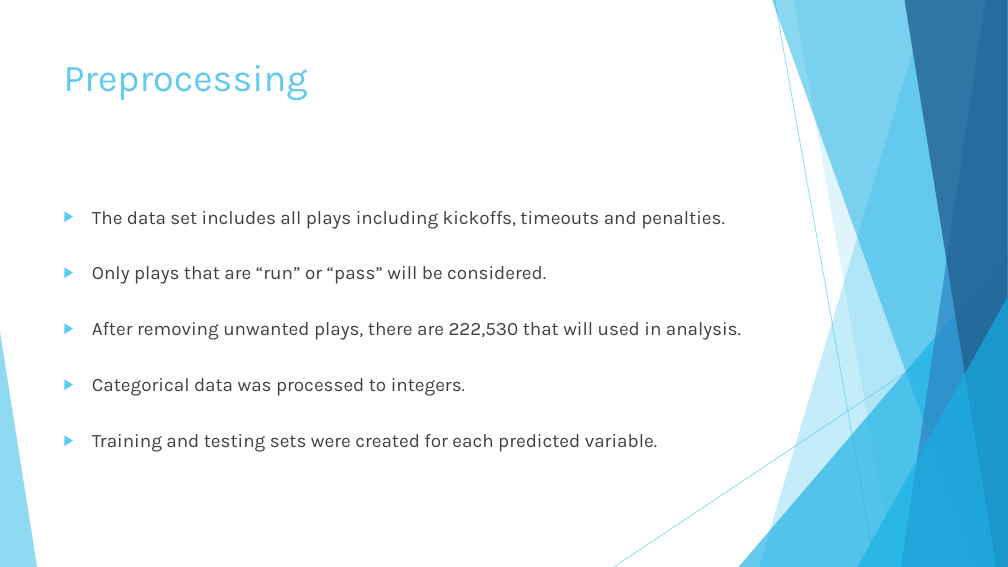
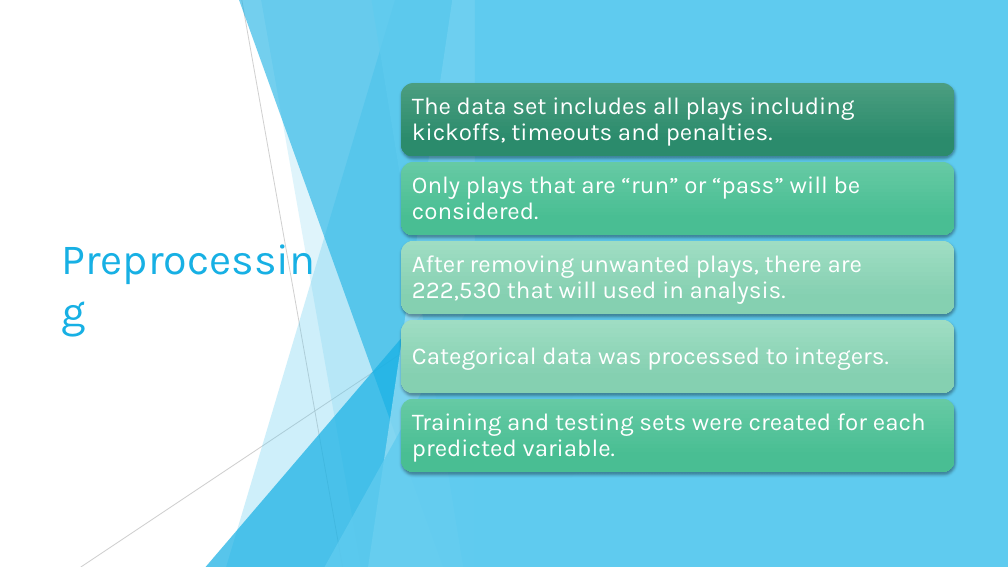
Before and after one commit to bowes-chris/footballplaycaller, a slide deck: slide 4 of Coaching Aid Presentation.pptx. Drawn at 1008x567 pixels with LibreOffice and Linux fonts; fonts in the diff are those of the drawing. Boxes give left, top, right and bottom in pixels: in the first picture for what was removed or moved away, otherwise in the second. Text is boxed around its words. In the diff, an @@ line names an element or a change of style, - is before the commit and + after.

```diff
--- a/Coaching Aid Presentation.pptx
+++ b/Coaching Aid Presentation.pptx
@@ rectangle added at (0,0,1008,567), fill #FFFFFF @@
@@ rectangle added at (475,0,1008,567), fill #5FCBEF @@
@@ title "Preprocessing": place and size @@
-title "Preprocessing" at (64,65,308,101)
+title "Preprocessing" at (54,114,347,453)
@@ title "Preprocessing" at (54,114,347,453): size 36 to 41 pt, text colour #5FCBEF to #17B0E4; vertical alignment top to middle @@
@@ text removed at (92,211,741,452) @@
-▶ The data set includes all plays including kickoffs, timeouts and penalties.
-▶ Only plays that are “run” or “pass” will be considered.
-▶ After removing unwanted plays, there are 222,530 that will used in analysis.
-▶ Categorical data was processed to integers.
-▶ Training and testing sets were created for each predicted variable.
@@ group added at (81,0,475,567): 5 freeform shapes, 2 lines, 2 triangles @@
@@ group added at (402,83,955,472): 5 rounded rectangles, 5 texts @@
+The data set includes all plays including kickoffs, timeouts and penalties.
+Only plays that are “run” or “pass” will be considered.
+After removing unwanted plays, there are 222,530 that will used in analysis.
+Categorical data was processed to integers.
+Training and testing sets were created for each predicted variable.
```
Also in this commit, not shown: 16 other slides changed, 1 slide added, 7 slides removed.
